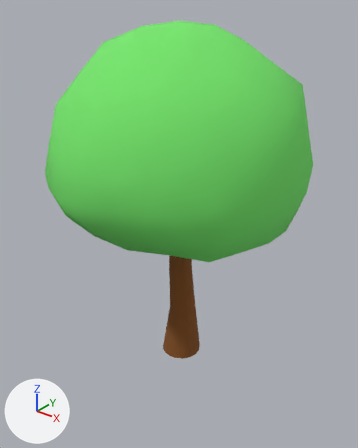
Before and after pictures for a commit that changed the FBX model Content/Root_GameJam/Common/Assets/SM_OakTree.fbx.
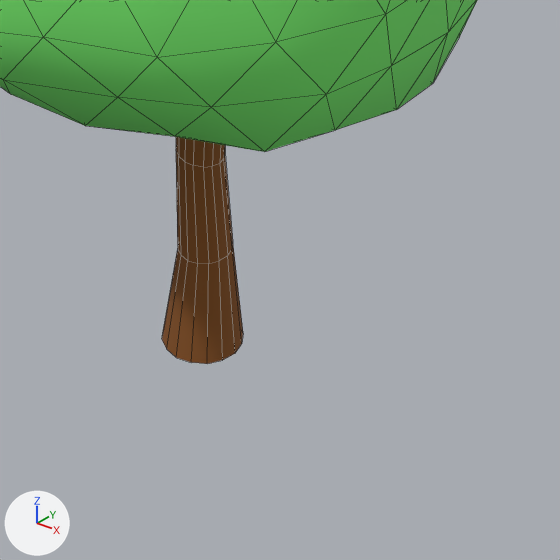
Each version is shown whole from a camera (50 mm lens) standing at (10.0, -12.65, 13.35) and looking at (-0.42, 0.37, 5.28), then close up on the part from 25% to 96% of the width and 43% to 100% of the height. The lights are fixed; the arrows at lower left show +X, +Y and +Z. The close-ups show mesh edges as thin lines. Where no turn or scale is listed for an object, it has been applied to the vertices.

Objects in the first close-up: 'OakLeaves', 'OakTrunk'.
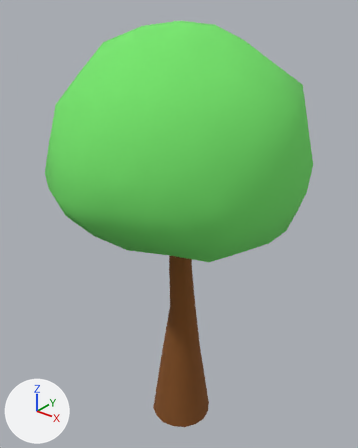
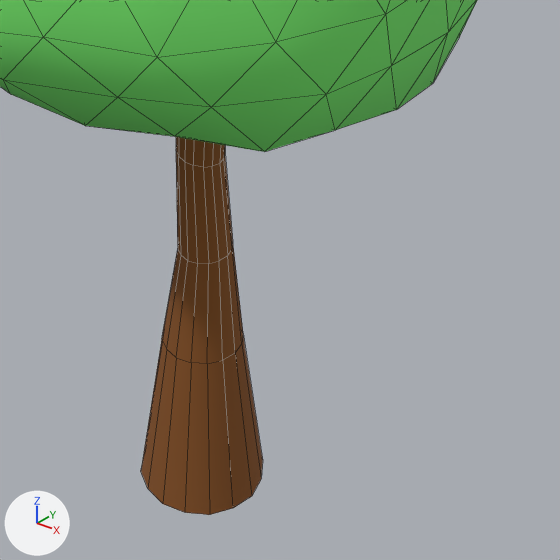
Commit message: fixed oak tree roots

Boxes [x1, y1, x2, y2] around the edits, measured in the close-ups (560 x 560 px):
'OakTrunk', reshaped
    before: [162, 137, 243, 364]
    after: [141, 137, 263, 515]
part 1 of me_cylinder, built on (brown)
    after: [141, 336, 263, 515]

The edits, one by one:
me_cylinder is used by ob_oaktrunk; location (0.0, 0.0, 0.0).
me_cylinder had 64 vertices, 50 faces and spanned x -0.76..0.76, y -0.76..0.76, z 0.0..5.87.
me_cylinder now has 80 vertices, 66 faces and spans x -1.22..1.22, y -1.22..1.22, z -3.25..5.87.
Part 1, on me_cylinder:
1 face is deleted.
16 vertices are added at x -1.22..1.22, y -1.22..1.22, z -3.25.
17 new faces join them.
